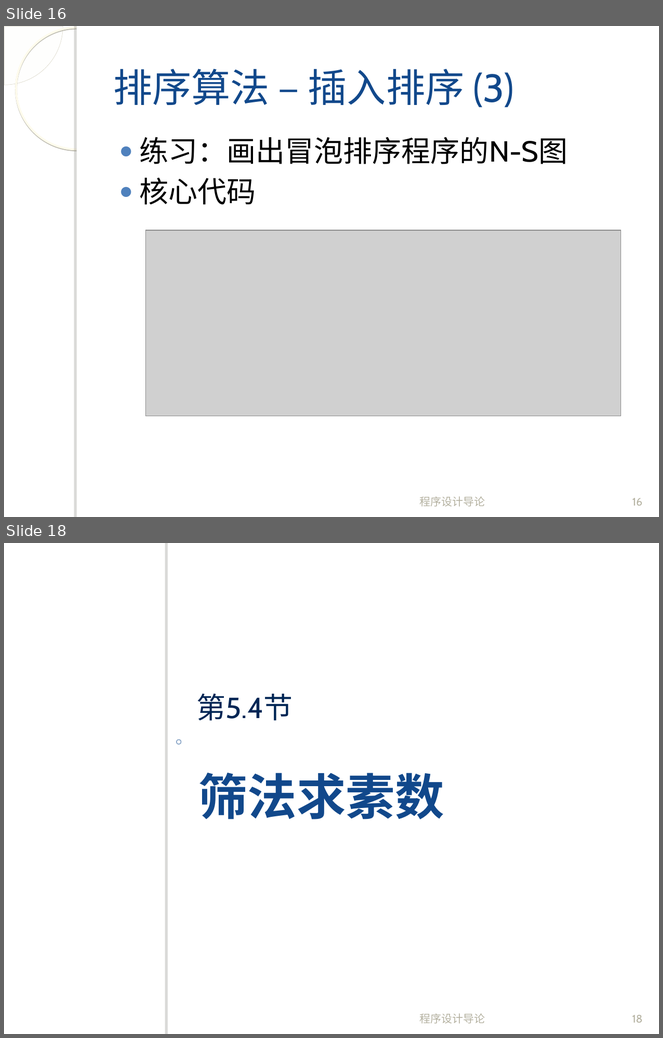
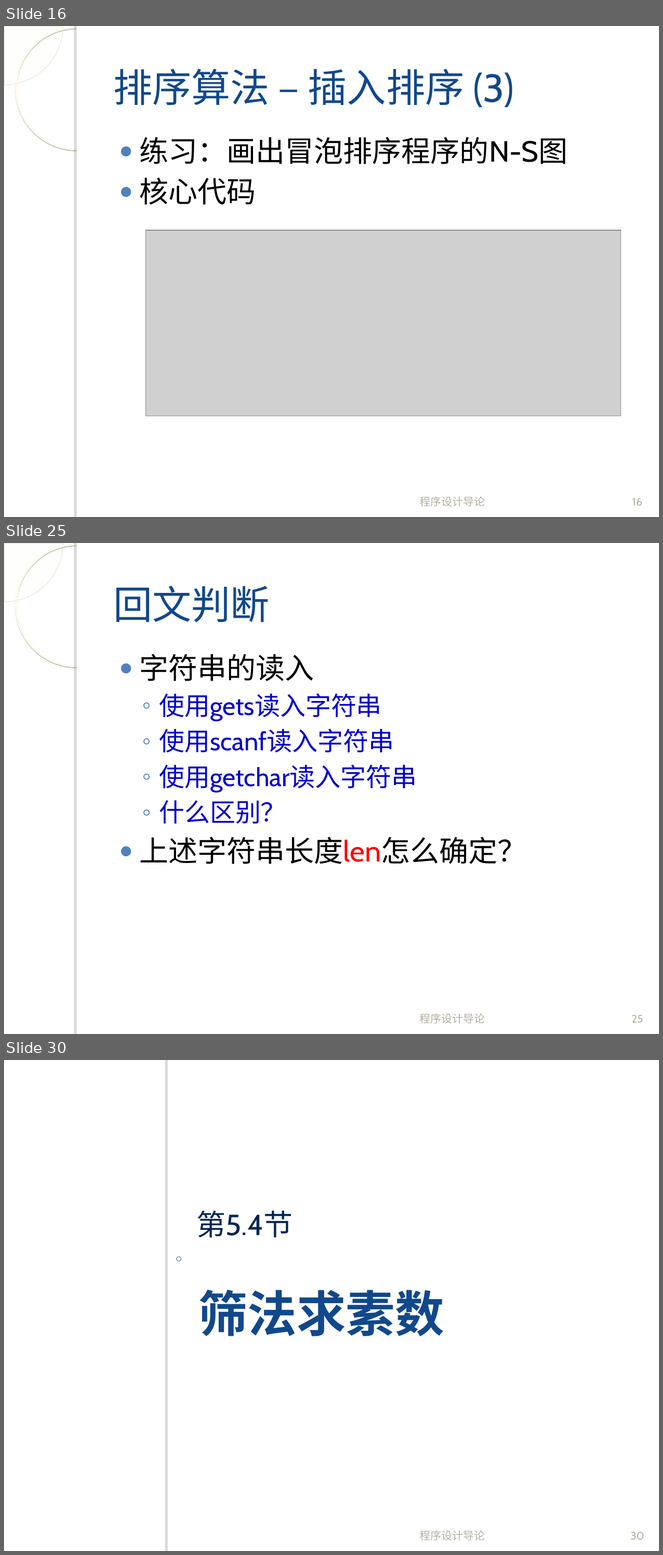
Before and after one commit to fanju1984/introduction-to-programming, a slide deck: introduction-to-programming/slides/2017/05-Array-2.ppt. Shown one above the other, each under a label of ours: slides 16 and 18 before the commit, slides 16, 25 and 30 after it; the slides between them are not shown. The pictures are 663x1038 and 663x1555 pixels, drawn with LibreOffice and Linux fonts; fonts in the diff are those of the drawing; grey boxes stand for pictures; background and template pictures are left out. Boxes give left, top, right and bottom in pixels: in the first picture for what was removed or moved away, otherwise in the second. Text is boxed around its words. In the diff, an @@ line names an element or a change of style, - is before the commit and + after.

```diff
--- a/introduction-to-programming/slides/2017/05-Array-2.ppt
+++ b/introduction-to-programming/slides/2017/05-Array-2.ppt
@@ slide 25 added at (4,543,659,1034), background picture (left out); not listed: 4 template elements that a slide beside it also shows @@
@@ title added at (113,586,270,623), 43 pt, text #11488B @@
+回文判断
@@ text added at (139,654,527,864), 28 pt, text #0000CC @@
+● 字符串的读入
+  ◦ 使用gets读入字符串
+  ◦ 使用scanf读入字符串
+  ◦ 使用getchar读入字符串
+  ◦ 什么区别？
+● 上述字符串长度len怎么确定？
@@ text added at (420,1014,486,1024), 12 pt, text #B4B1A0 @@
+程序设计导论
@@ page number added at (632,1015,643,1023), 12 pt, text #B4B1A0 @@
+25
@@ what was slide 18 is now slide 30 @@
@@ page number at (631,1532,644,1540): text changed @@
-18
+30
```
Also in this commit, not shown: 1 slide changed, 12 other slides added.
